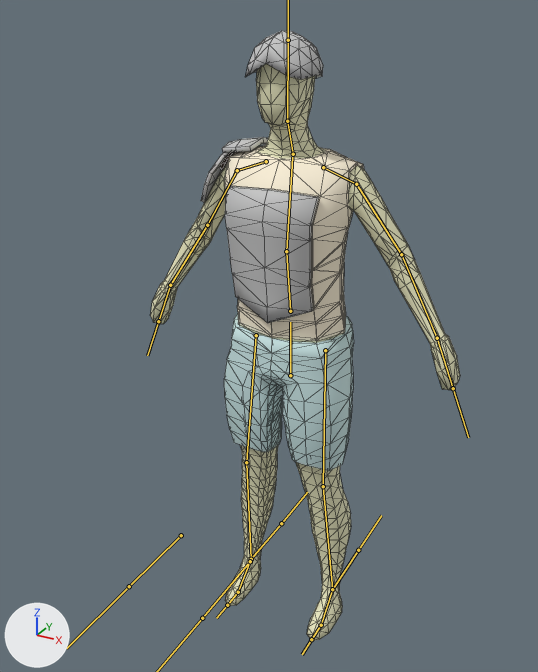
Before and after pictures for a commit that changed the FBX model Awful Summer Jam 19/Assets/Models/Characters/Man.fbx.
Both versions are drawn from a 50 mm lens placed at (0.873, -1.7, 1.788), pointed at (0.007, -0.126, 1.001). The lights are fixed; the arrows at lower left show +X, +Y and +Z. The bones that bend it are drawn over the model as lines. Mesh edges are drawn as thin lines.
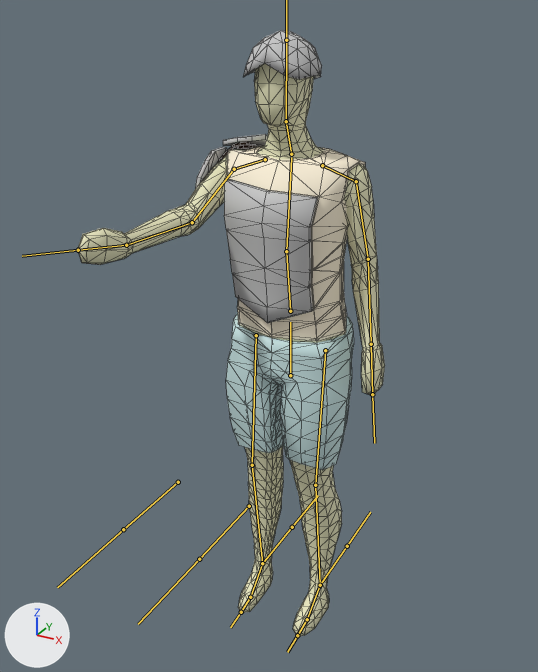
The newer file adds an action. The first version stands in its rest pose; the second is drawn at frame 1 of the action 'Skeleton|TORCHJ'.

What differs and where, as boxes (x1, y1, x2, y2) in the pictures (538 x 672 px):
'Cube', posed: before (150, 63, 460, 641); after (78, 63, 385, 637)
'Cube.010', posed: before (224, 314, 354, 471); after (226, 313, 354, 470)
'Cube.009', posed: before (225, 145, 364, 341); after (227, 145, 365, 341)
'Cube.016', posed: before (225, 186, 319, 323); after (224, 178, 318, 323)
'Cube.015', posed: before (245, 30, 323, 80); after (243, 30, 322, 80)
'Cube.013', posed: before (201, 137, 268, 202); after (195, 134, 267, 189)
bone 'Chest', root to tip: before (286, 251) to (292, 157); after (286, 251) to (291, 157)
bone 'Head', root to tip: before (287, 121) to (288, 40); after (286, 121) to (286, 40)
bone 'UpArm.L', root to tip: before (356, 184) to (401, 254); after (356, 181) to (368, 259)
bone 'LowArm.L', root to tip: before (401, 254) to (437, 338); after (368, 259) to (371, 344)
bone 'Hand.L', root to tip: before (437, 338) to (453, 388); after (371, 344) to (372, 394)
bone 'Shoulder.R', root to tip: before (266, 161) to (237, 170); after (265, 159) to (234, 169)
bone 'UpArm.R', root to tip: before (237, 170) to (207, 225); after (234, 169) to (192, 222)
bone 'LowArm.R', root to tip: before (207, 225) to (170, 285); after (192, 222) to (126, 245)
bone 'Hand.R', root to tip: before (170, 285) to (158, 321); after (126, 245) to (78, 250)
bone 'UpLeg.L', root to tip: before (325, 350) to (323, 486); after (325, 350) to (315, 485)
bone 'LowLeg.L', root to tip: before (323, 486) to (332, 589); after (315, 485) to (320, 585)
bone 'UpLeg.R', root to tip: before (256, 335) to (246, 462); after (256, 335) to (252, 465)
bone 'LowLeg.R', root to tip: before (246, 462) to (251, 559); after (252, 465) to (262, 563)

What the commit changed:
Bone 'Chest' (bone_chest) turns from (0, 0, 0) to (2, 0, 0) degrees about its own x, y and z.
Bone 'Head' (bone_head) turns from (0, 0, 0) to (-2, 0, 0) degrees about its own x, y and z.
Bone 'UpArm.L' (bone_uparm_l) turns from (0, 0, 0) to (-2, 8, -27) degrees about its own x, y and z.
Bone 'LowArm.L' (bone_lowarm_l) turns from (0, 0, 0) to (1, 5, 4) degrees about its own x, y and z.
Bone 'Hand.L' (bone_hand_l) turns from (0, 0, 0) to (10, -4, 10) degrees about its own x, y and z.
Bone 'Shoulder.R' (bone_shoulder_r) moves from (0.0, 0.0, 0.0) to (0.012, -0.004, 0.0).
Bone 'Shoulder.R' (bone_shoulder_r) turns from (0, 0, 0) to (7, 19, 2) degrees about its own x, y and z.
Bone 'UpArm.R' (bone_uparm_r) turns from (0, 0, 0) to (49, -4, 30) degrees about its own x, y and z.
Bone 'LowArm.R' (bone_lowarm_r) turns from (0, 0, 0) to (12, -2, -8) degrees about its own x, y and z.
Bone 'Hand.R' (bone_hand_r) turns from (0, 0, 0) to (18, 3, -12) degrees about its own x, y and z.
Bone 'UpLeg.L' (bone_upleg_l) turns from (0, 0, 0) to (1, 0, -3) degrees about its own x, y and z.
Bone 'LowLeg.L' (bone_lowleg_l) turns from (0, 0, 0) to (-1, 0, 0) degrees about its own x, y and z.
Bone 'UpLeg.R' (bone_upleg_r) turns from (0, 0, 0) to (1, 0, 3) degrees about its own x, y and z.
Bone 'LowLeg.R' (bone_lowleg_r) turns from (0, 0, 0) to (-1, 0, 0) degrees about its own x, y and z.
